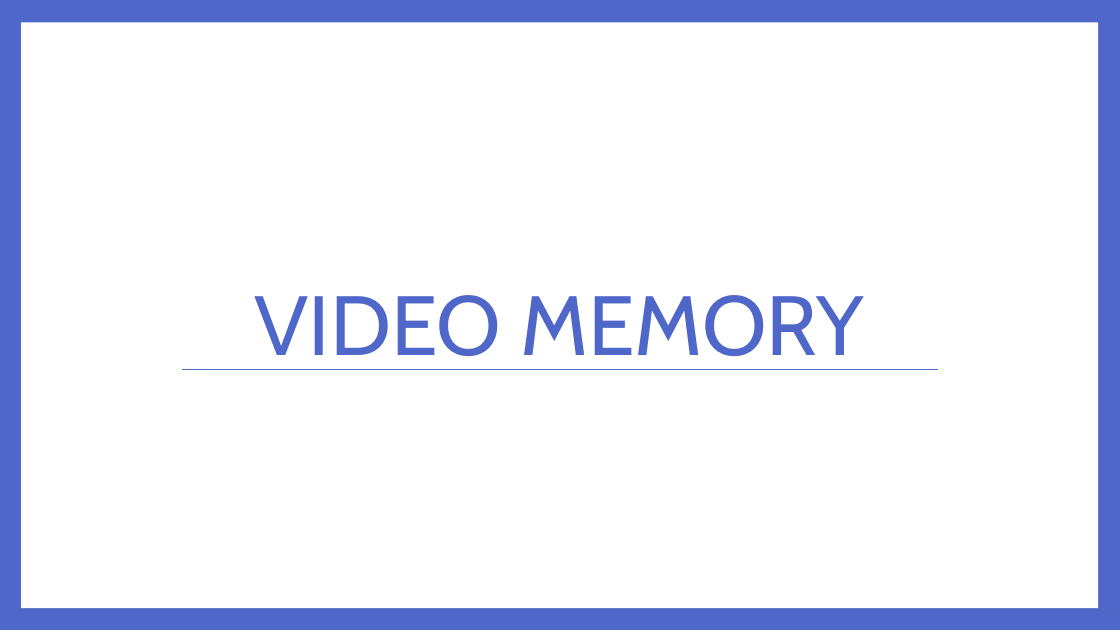
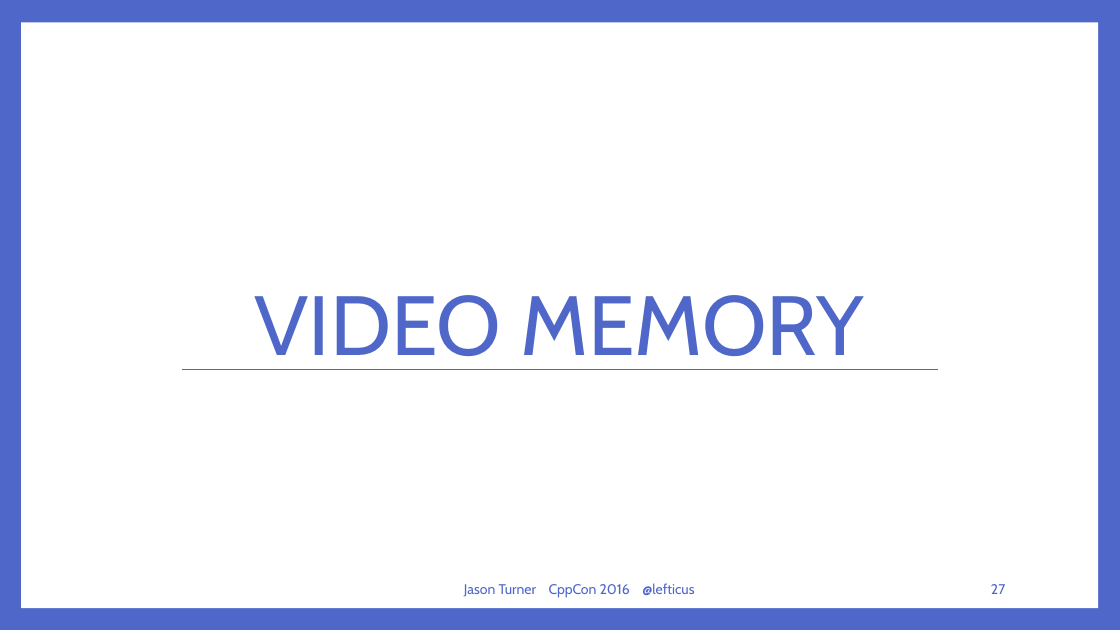
Before and after one commit to lefticus/presentations, a slide deck: slide 27 of RichCodeForTinyMachines/Rich Code For Tiny Computers.pptx (slide 21 before the commit). Drawn at 1120x630 pixels with LibreOffice and Linux fonts; fonts in the diff are those of the drawing. Boxes give left, top, right and bottom in pixels: in the first picture for what was removed or moved away, otherwise in the second. Text is boxed around its words. In the diff, an @@ line names an element or a change of style, - is before the commit and + after.

```diff
--- a/RichCodeForTinyMachines/Rich Code For Tiny Computers.pptx
+++ b/RichCodeForTinyMachines/Rich Code For Tiny Computers.pptx
@@ text added at (464,583,694,598), 12 pt, text #4E67C8 @@
+Jason Turner CppCon 2016 @lefticus
@@ page number added at (991,584,1005,594), 12 pt, text #4E67C8 @@
+27
```
Also in this commit, not shown: 38 other slides changed, 30 slides added, 22 slides removed, 8 other files.
